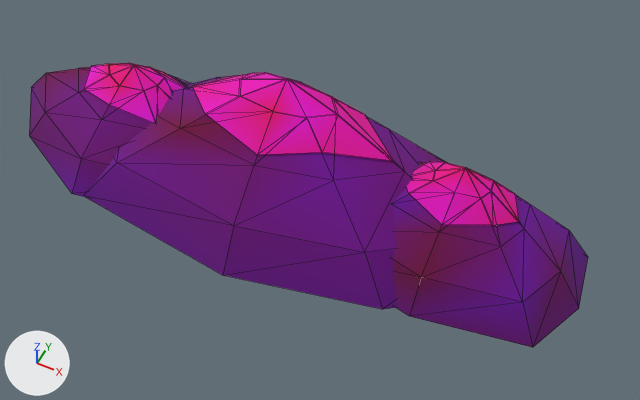
Renders of the glTF model ArtSource/Exports/Environment/Mountain_Back_03.glb from each side of a commit.
Camera for both pictures: a 50 mm lens placed at (45.9, -81.6, 101.8), pointed at (6.7, -3.3, 3.9). Lighting does not change. The marker at lower left points along +X, +Y and +Z. The older version comes first. Mesh edges are drawn as thin lines. Vertices at exactly the same position are counted once.

In view in the first picture: 'Mountain_Back_03'.
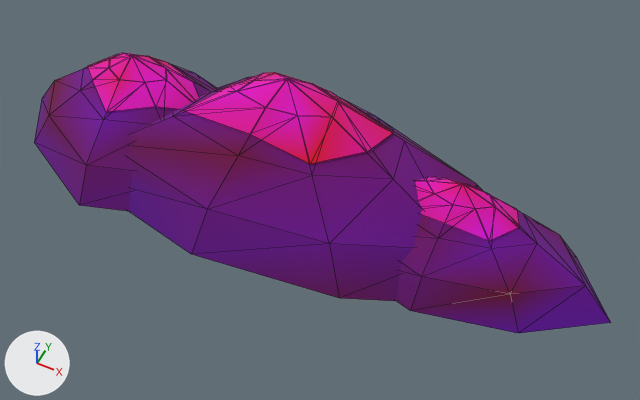
Pixel boxes (x1, y1, x2, y2) of what changed, in the pictures (640 x 400 px; the box of a moved part takes in the faces that stretch with it):
'Mountain_Back_03', reshaped, recoloured: before (29, 63, 588, 347); after (34, 53, 611, 333)
part 1 of me_mountain_back_03, moved or reshaped: before (29, 63, 588, 347); after (34, 53, 611, 333)
part 2 of me_mountain_back_03, recoloured: before (29, 63, 588, 347); after (34, 53, 611, 333)

Diff of the bpy script that builds the scene:
```diff
--- a/ArtSource/Exports/Environment/Mountain_Back_03.glb.py
+++ b/ArtSource/Exports/Environment/Mountain_Back_03.glb.py
@@ me_mountain_back_03 @@
 # used by ob_mountain_back_03; location = (0.0, 0.0, 0.0)
-me_mountain_back_03.from_pydata(...)  # 150 vertices, 240 faces; spans x -53.3..46.2, y -18.1..17.2, z -2.0..22.2
+me_mountain_back_03.from_pydata(...)  # 150 vertices, 240 faces; spans x -49.7..50.9, y -16.8..19.2, z -2.0..22.2
+# me_mountain_back_03 part 1: 148 of 150 vertices moved; they spanned x -53.3..46.2, y -18.1..17.2, z -2.0..18.9 and now span x -49.7..50.9, y -16.8..19.2, z -2.0..18.9; mean shift (0.4, 0.2, -0.2); largest move (-29.3, -14.5, -2.0) -> (36.5, -5.2, -2.0)
+# me_mountain_back_03 part 2: 240 faces centred in x -47.7..44.1, y -15.7..14.9, z -0.1..20.0 are repainted in the vertex colours; the middle colour goes from pink #fb00b5 to pink #fc00b7
 me_mountain_back_03.materials.append(mat_m_env_mountain)
```
